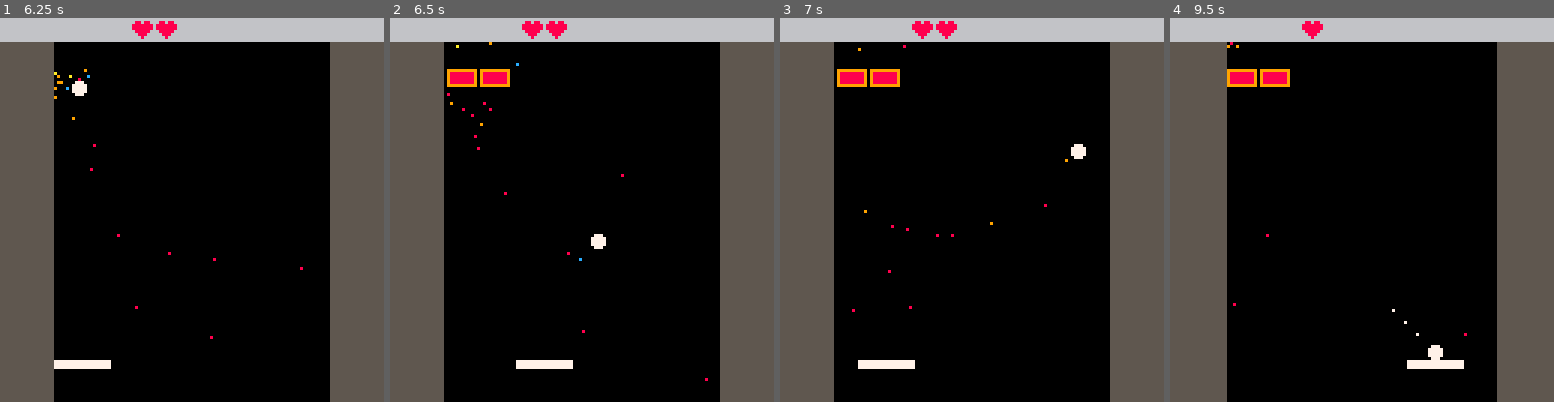
Above: before the commit, frames 1-4 (left to right).
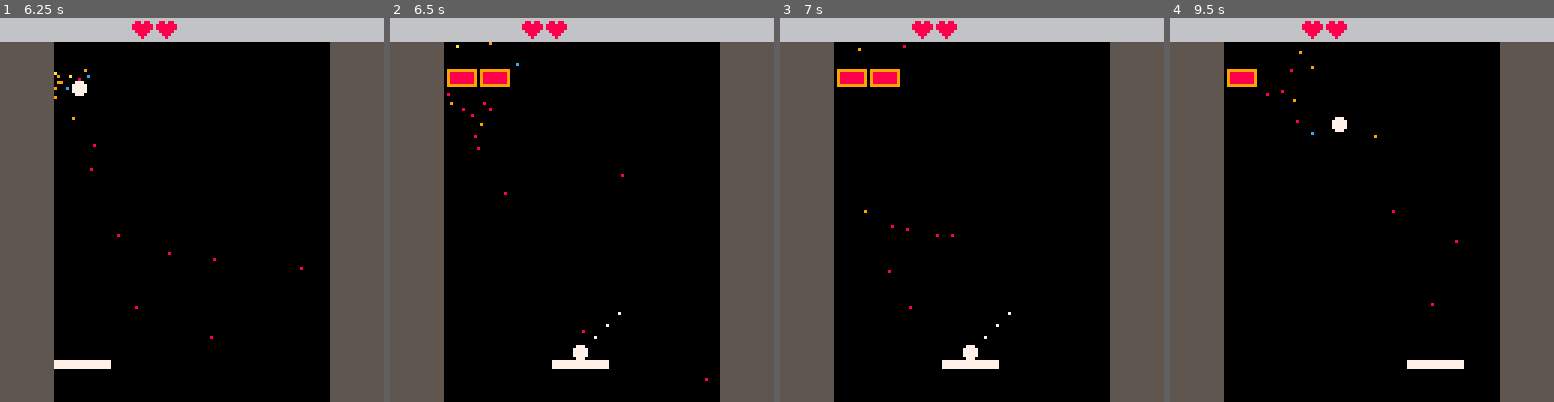
Above: after the commit, the same moments.

Repository: ripejalapeno/Picout
Game: PICO-8 cartridge picout2.p8
Two runs of this game, one before a commit and one after it. Both use one fixed random seed, a clock stepped at 60 frames per second and the inputs below.
Inputs:
- Up to frame 1 (6.25 s): tap X (X key) at 1.07, 2.07, 2.4, 2.73, 3.07, 3.4, 3.73, 4.07, 4.4, 4.73, 5.07, 5.4, 5.73, 6.07 s; hold Left 1.97-2.37 s; hold Right 2.87-3.53 s; hold Right 4.13-4.53 s; hold Left 5.13-5.8 s; hold Left from 6.23 s (still down)
- Up to frame 2 (6.5 s): keep holding Left; tap X (X key) at 6.4 s
- Up to frame 3 (7 s): release Left at 6.63 s; tap X (X key) at 6.73 s
- Up to frame 4 (9.5 s): tap X (X key) every 0.33 s from 7.07 to 9.4 s; hold Right 7.13-7.8 s; hold Right 8.4-8.8 s; hold Left from 9.4 s (still down)

Frame 1 is identical in both runs. In frame 2, 0.7% of the frame differs, in the area x 32-61%, y 56-92%; in frame 3, 1.0%; in frame 4, 2.4%, in the area x 14-86%, y 0-100%.

Commit message:
Bug fix + pseudo update
Fixed bug where ball starts immediately upon progressing to next level. There is now a one second timer to keep the player from accidentally lobbing the ball right away when the level loads.

Added general logic to to-do list for notification

Diff:
--- a/picout2.p8
+++ b/picout2.p8
@@ -18,6 +18,8 @@
 		uplay()
 	elseif game.state == 'win' then
 		uwin()
+	elseif game.state == 'load' then
+		uload()
 	end
 end
 
@@ -29,6 +31,8 @@
 		drestart()
 	elseif game.state == 'win' then
 		dwin()
+	elseif game.state=='load' then
+		dload()
 	end
 	--print(game.state)
 end
@@ -109,7 +113,7 @@
 -- reset ball --
 function rball()
 	ball.x = pdl.x
-	ball.y = pdl.y
+	ball.y=pdl.y-ball.r-pdl.h-1
 	ball.dy = -1
 	ball.state = 'sticky'
 end
@@ -463,18 +467,21 @@
 	elseif game.state=='win' then
 		if btnp(❎) then
 			game.level+=1
-			game.state='load'
 			iload(game.level)
 		end
 	elseif game.state=='restart' then
 		if btnp(❎) then
 			iload(game.level)
 			player.lives=3
-			iplay()
 		end
 	elseif game.state=='load' then
-		if game.display=='false' then
+		game.timer+=1
+		if game.timer==60 then
+			game.timer=0
 			game.state='play'
+
+		--if game.display=='false' then
+			--game.state='play'
 		end
 	end
 end
@@ -484,11 +491,19 @@
 end
 
 function iload(lvl)
+	game.state='load'
 	ibrick()
 	ipaddle()
-	iball()
+	rball()
 	gen_bricks(level[lvl])
-	game.state='play'
+end
+
+function uload()
+	uparts()
+end
+
+function dload()
+	dplay()
 end
 
 
@@ -664,6 +679,23 @@
 
 --[[
 
+	1 - congrats for winning level
+
+	2 - info banner on top
+						to show level number
+						and helpful tips
+
+						1 - ceiling gets wider
+						2 - black rect slides in
+						3 - notification slides in
+						4 - notif stays a moment
+						5 - notif slides out
+						6 - rect slides out
+						7 - ceiling shrinks to norm
+											size again
+
+	3 - brick chains
+	4 - angle control
 	7 - title screen
 	8 - credits screen
 
